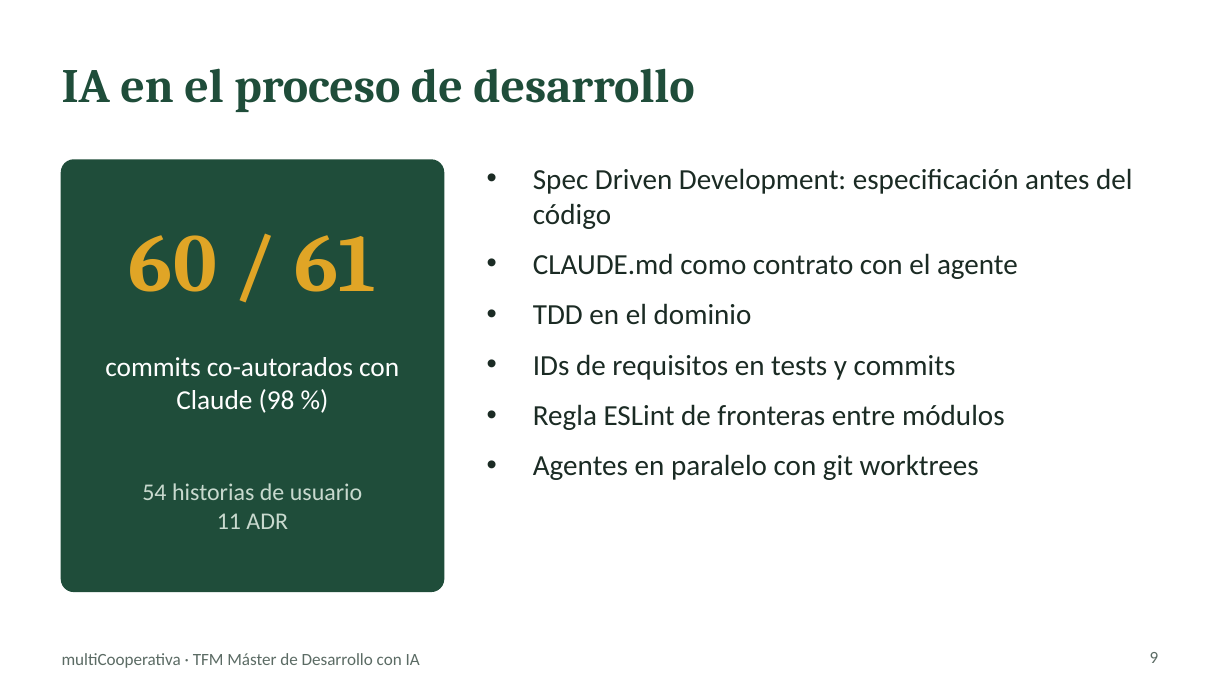
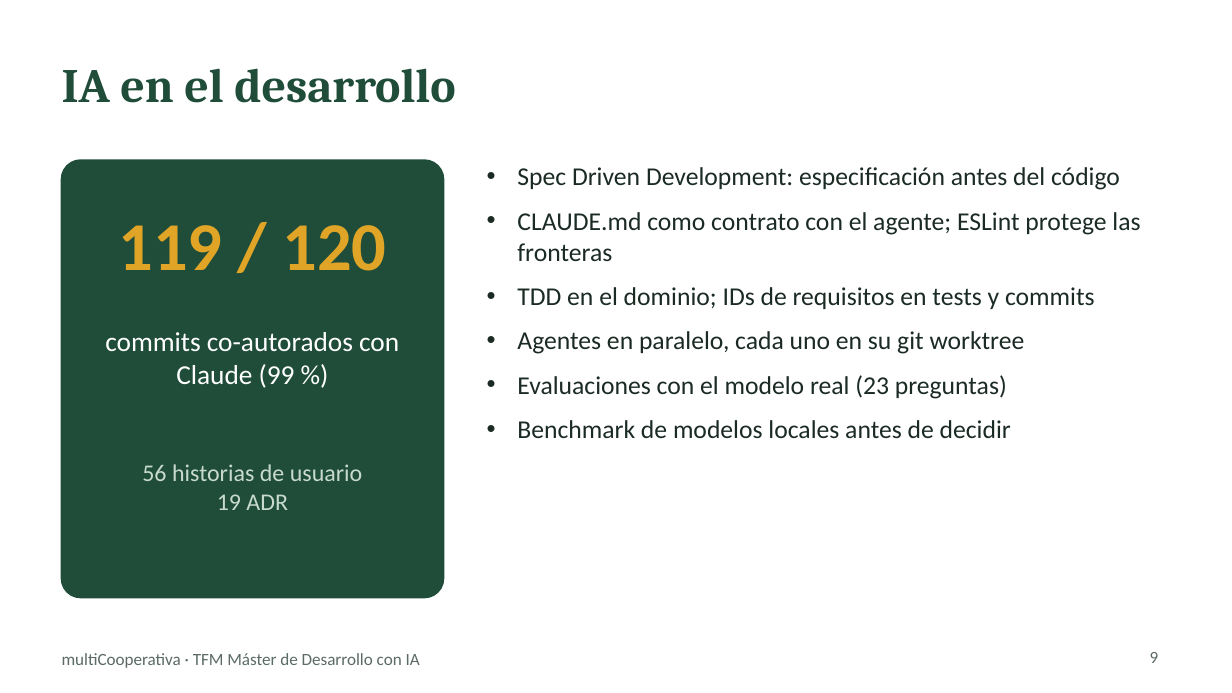
Before and after one commit to chaparro2001/multiCooperativa, a slide deck: slide 9 of docs/slides/multicooperativa-tfm.pptx. Drawn at 1232x693 pixels with LibreOffice and Linux fonts; fonts in the diff are those of the drawing. Boxes give left, top, right and bottom in pixels: in the first picture for what was removed or moved away, otherwise in the second. Text is boxed around its words. In the diff, an @@ line names an element or a change of style, - is before the commit and + after.

```diff
--- a/docs/slides/multicooperativa-tfm.pptx
+++ b/docs/slides/multicooperativa-tfm.pptx
@@ text at [62, 68, 455, 103]: text changed @@
-IA en el proceso de desarrollo
+IA en el desarrollo
@@ rounded rectangle: place and size @@
-rounded rectangle at [62, 160, 444, 591]
+rounded rectangle at [62, 160, 444, 598]
@@ rounded rectangle at [62, 160, 444, 598]: proportions changed @@
@@ text at [517, 167, 1120, 190]: size 17 to 15 pt in "Spec Driven Development: especificación antes del código"; indent changed; less space between paragraphs @@
@@ text added at [118, 225, 387, 271], 40 pt, text #E0A526, bold @@
+119 / 120
@@ text removed at [129, 235, 376, 292] @@
-60 / 61
@@ text at [517, 212, 1140, 438]: text changed; size 17 to 15 pt @@
-• CLAUDE.md como contrato con el agente
-• TDD en el dominio
-• IDs de requisitos en tests y commits
-• Regla ESLint de fronteras entre módulos
-• Agentes en paralelo con git worktrees
+• CLAUDE.md como contrato con el agente; ESLint protege las fronteras
+• TDD en el dominio; IDs de requisitos en tests y commits
+• Agentes en paralelo, cada uno en su git worktree
+• Evaluaciones con el modelo real (23 preguntas)
+• Benchmark de modelos locales antes de decidir
@@ text at [105, 332, 399, 388]: text changed @@
-commits co-autorados con Claude (98 %)
+commits co-autorados con Claude (99 %)
@@ text at [142, 464, 363, 510]: text changed @@
-54 historias de usuario
-11 ADR
+56 historias de usuario
+19 ADR
```
Also in this commit, not shown: 11 other slides changed, 4 other files.
